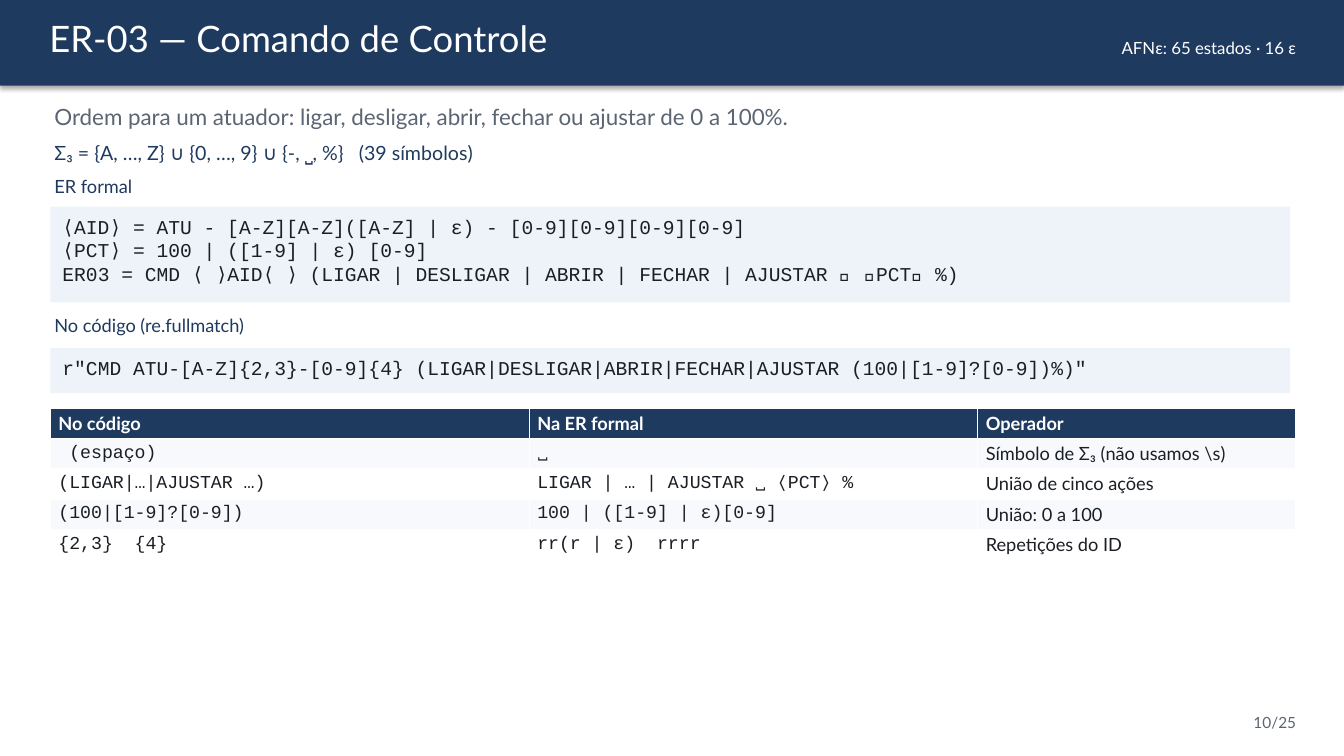
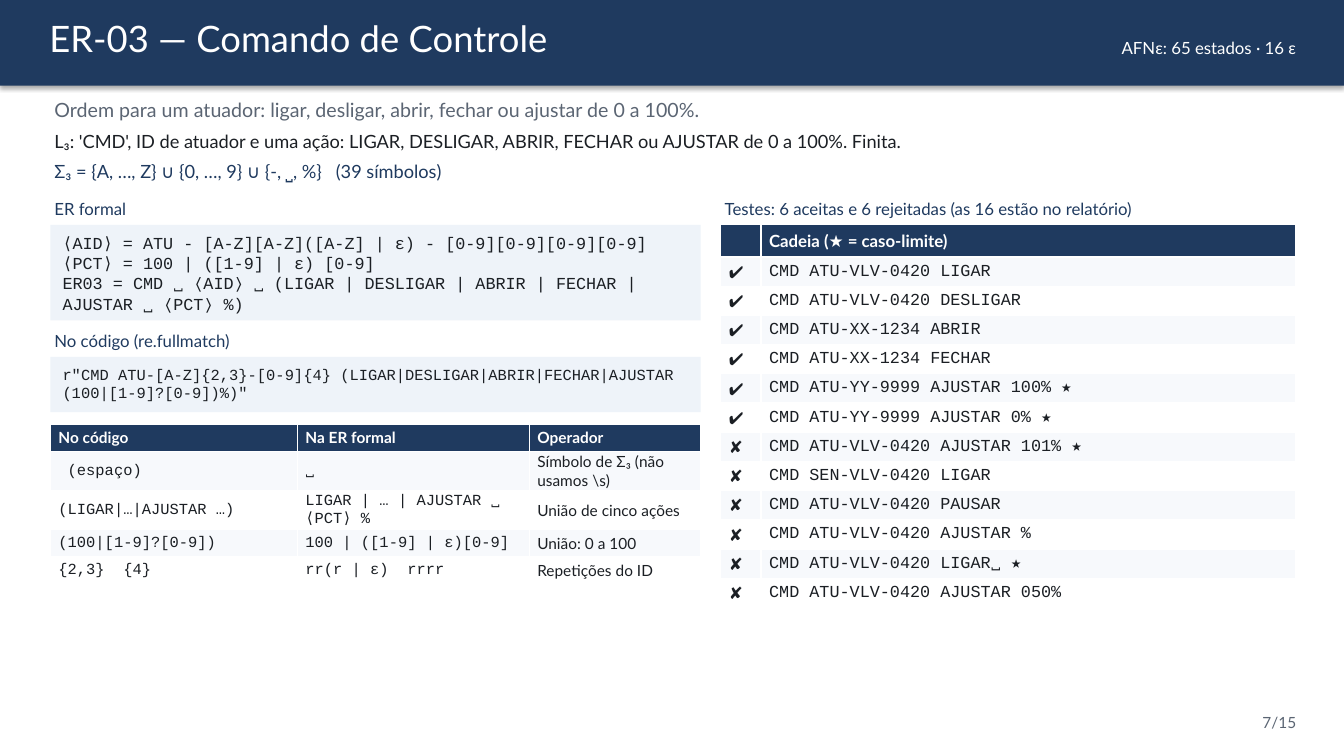
Before and after one commit to cauebarroso/Auditor-de-sensores-industriais-com-express-es-regulares, a slide deck: slide 7 of docs/Apresentacao.pptx (slide 10 before the commit). Drawn at 1344x756 pixels with LibreOffice and Linux fonts; fonts in the diff are those of the drawing. Boxes give left, top, right and bottom in pixels: in the first picture for what was removed or moved away, otherwise in the second. Text is boxed around its words. In the diff, an @@ line names an element or a change of style, - is before the commit and + after.

```diff
--- a/docs/Apresentacao.pptx
+++ b/docs/Apresentacao.pptx
@@ text "Ordem para um atuador: ligar, ..." at [54,102,699,121]: size 16 to 14 pt @@
@@ text added at [54,134,901,152], 13 pt, text #1B1F24 @@
+L₃: 'CMD', ID de atuador e uma ação: LIGAR, DESLIGAR, ABRIR, FECHAR ou AJUSTAR de 0 a 100%. Finita.
@@ text "Σ₃ = {A, …, Z} ...": place and size @@
-text "Σ₃ = {A, …, Z} ..." at [54,145,473,163]
+text "Σ₃ = {A, …, Z} ..." at [54,164,441,181]
@@ text "Σ₃ = {A, …, Z} ..." at [54,164,441,181]: size 14 to 13 pt @@
@@ text "ER formal": place and size @@
-text "ER formal" at [54,179,132,193]
+text "ER formal" at [54,202,126,215]
@@ text "ER formal" at [54,202,126,215]: size 13 to 12 pt @@
@@ text added at [725,202,1132,218], 12 pt, text #1F3A5F @@
+Testes: 6 aceitas e 6 rejeitadas (as 16 estão no relatório)
@@ rectangle "⟨AID⟩ = ATU - [A-Z][A-Z]([A-Z] ...": place and size @@
-rectangle "⟨AID⟩ = ATU - [A-Z][A-Z]([A-Z] ..." at [50,207,1291,302]
+rectangle "⟨AID⟩ = ATU - [A-Z][A-Z]([A-Z] ..." at [50,225,701,321]
@@ rectangle "⟨AID⟩ = ATU - [A-Z][A-Z]([A-Z] ..." at [50,225,701,321]: size 14 to 12 pt @@
@@ table added at [721,225,1296,605], 13 rows, 2 columns @@
+ | Cadeia (★ = caso-limite)
+✔ | CMD ATU-VLV-0420 LIGAR
+✔ | CMD ATU-VLV-0420 DESLIGAR
+✔ | CMD ATU-XX-1234 ABRIR
+✔ | CMD ATU-XX-1234 FECHAR
+✔ | CMD ATU-YY-9999 AJUSTAR 100% ★
+✔ | CMD ATU-YY-9999 AJUSTAR 0% ★
+✘ | CMD ATU-VLV-0420 AJUSTAR 101% ★
+✘ | CMD SEN-VLV-0420 LIGAR
+✘ | CMD ATU-VLV-0420 PAUSAR
+✘ | CMD ATU-VLV-0420 AJUSTAR %
+✘ | CMD ATU-VLV-0420 LIGAR⎵ ★
+✘ | CMD ATU-VLV-0420 AJUSTAR 050%
@@ text "No código (re.fullmatch)" at [54,334,230,350]: size 13 to 12 pt @@
@@ text "No código (re.fullmatch)": place and size @@
-text "No código (re.fullmatch)" at [54,318,244,336]
+text "No código (re.fullmatch)" at [54,334,230,350]
@@ rectangle "r"CMD ATU-[A-Z]{2,3}-[0-9]{4} (LIGAR|DESLIGAR|ABRIR|FECHAR|A ...": place and size @@
-rectangle "r"CMD ATU-[A-Z]{2,3}-[0-9]{4} (LIGAR|DESLIGAR|ABRIR|FECHAR|A ..." at [50,348,1291,393]
+rectangle "r"CMD ATU-[A-Z]{2,3}-[0-9]{4} (LIGAR|DESLIGAR|ABRIR|FECHAR|A ..." at [50,357,701,412]
@@ rectangle "r"CMD ATU-[A-Z]{2,3}-[0-9]{4} (LIGAR|DESLIGAR|ABRIR|FECHAR|A ..." at [50,357,701,412]: size 14 to 11 pt @@
@@ table at [50,424,701,583] @@
@@ size 13 to 11 pt @@
@@ table: place and size @@
-table at [50,408,1296,560]
+table at [50,424,701,583]
@@ text at [1262,717,1296,729]: text changed @@
-10/25
+7/15
```
Also in this commit, not shown: 11 other slides changed, 2 slides added, 12 slides removed, 4 other files.
